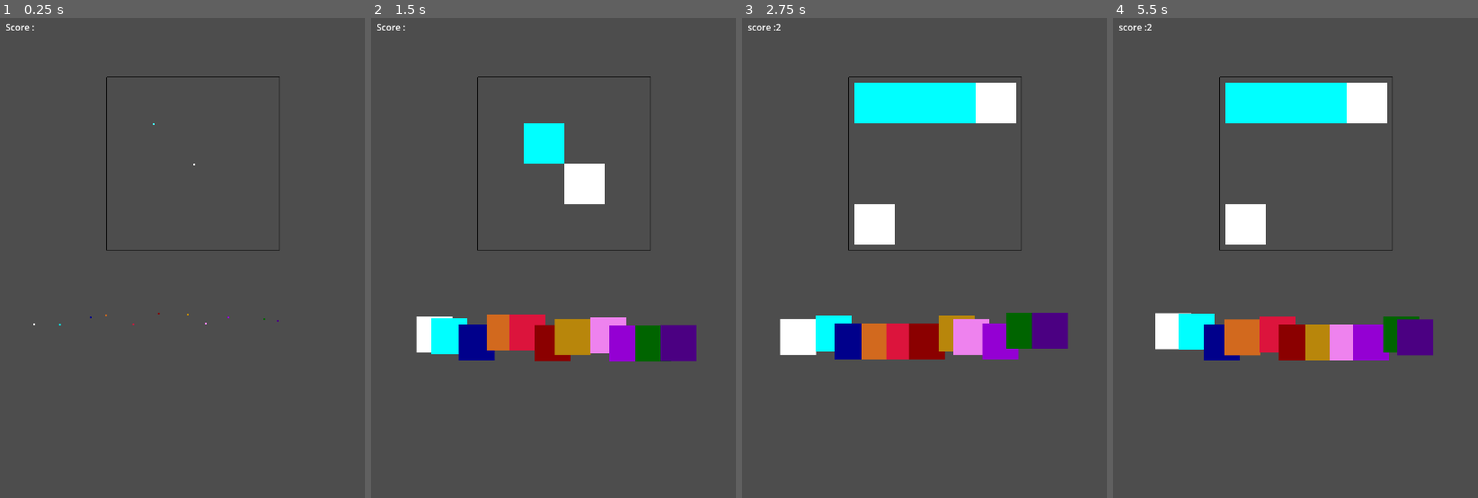
Above: before the commit, frames 1-4 (left to right).
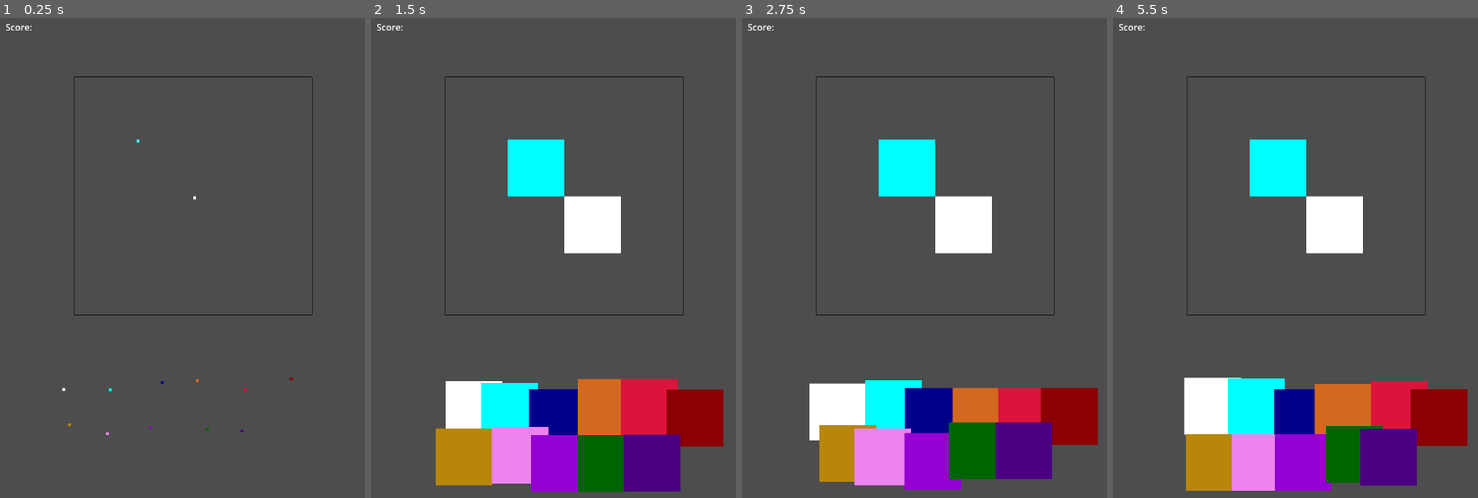
Above: after the commit, the same moments.

Repository: astrale-sharp/2048colored
Game: Godot game, scene res://scn/Main.tscn
Two runs of this game, one before a commit and one after it. Both use one fixed random seed, a clock stepped at 60 frames per second and the inputs below.
Inputs (mouse positions are in pixels of both pictures, inside the frame that each line leads up to):
- Up to frame 1 (0.25 s): no input
- Up to frame 2 (1.5 s): tap Enter at 0.5, 0.8 s; move the mouse to (652, 330) at 0.52 s; hold . (multi_swipe_down_right) 0.53-1.25 s; tap R at 0.6 s; click (652, 330) at 0.67 s; drag from (484, 402) to (outside the picture) at 1.27 s
- Up to frame 3 (2.75 s): move the mouse to (975, 205) at 2.02 s; hold . (multi_swipe_down_right) from 2.03 s (still down); hold Middle mouse button (multi_touch) from 2.03 s (still down); tap Enter at 2.3 s
- Up to frame 4 (5.5 s): release . (multi_swipe_down_right) at 2.75 s; release Middle mouse button (multi_touch) at 2.75 s; drag from (outside the picture) to (1186, 258) at 2.77 s; move the mouse to (1426, 474) at 3.52 s; hold M (multi_swipe_down_left) 3.53-4.25 s; hold Mouse wheel up (pinch_outward) 3.53-4.25 s; tap Enter at 3.8, 5.3 s; drag from (1186, 258) to (1244, 186) at 4.27 s; move the mouse to (1324, 363) at 5.02 s; hold , (multi_swipe_down) from 5.03 s (still down); tap R at 5.1 s; click (1324, 363) at 5.17 s

The runs differ from the first frame. In frame 1, 0.7% of the frame differs, in the area x 8-86%, y 1-87%; in frame 2, 27%; in frame 3, 30%; in frame 4, 31%, in the area x 1-98%, y 1-99%.

Commit message:
more docs, better formatting refactor constants in Constants.gd Wheel better layout

Diff:
--- a/Constants.gd
+++ b/Constants.gd
@@ -10,9 +10,18 @@
 	Color.CHOCOLATE, Color.CRIMSON, Color.DARK_RED,
 	Color.DARK_GOLDENROD, Color.VIOLET, Color.DARK_VIOLET,
 	Color.DARK_GREEN, Color.INDIGO,
-	]
+]
 
 var CHARS = ["𝛂", "𝜷", "𝛾", "Ѻ"]
+
+
+var SCREEN_SIZE := Vector2(
+		ProjectSettings.get_setting("display/window/size/viewport_width"),
+		ProjectSettings.get_setting("display/window/size/viewport_height"),
+)
+
+var CELL_SIZE := 0.14 * SCREEN_SIZE.x
+
 
 
 
--- a/scn/Input.gd
+++ b/scn/Input.gd
@@ -1,6 +1,7 @@
 extends Node
 class_name InputHandler
-# KeyBoard input and Smartphone input are supported
+
+##! KeyBoard input and Smartphone input are supported
 
 @onready var timer = $Timer as Timer
 
--- a/scn/Main.gd
+++ b/scn/Main.gd
@@ -1,4 +1,10 @@
 extends Node
+
+##! Main script connecting all the nodes and handling the connection
+##! between input logic and board logic
+##!
+##! Also handles some layouting logic
+
 
 @onready var board = $Board as Board
 @onready var board_anim = $BoardAnim as BoardAnim
@@ -6,6 +12,9 @@
 @onready var score := $Score as Score
 @onready var wheel := $Wheel as Wheel
 
+## On this signal being emitted, will wait to receive
+## responsed in _on_game_over_animation_done
+## When all answers are received, end game
 signal game_over_animation_start
 
 func _ready():
@@ -15,21 +24,16 @@
 
 
 	### LAYOUT
-	var screen_size = Vector2(
-		ProjectSettings.get_setting("display/window/size/viewport_width"),
-		ProjectSettings.get_setting("display/window/size/viewport_height"),
-	)
+	var board_anim_size = board.board_size * Constants.CELL_SIZE + board_anim.gap.x
 
-	var cell_size = 0.1 * screen_size.x #if OS.get_name() == "Android" else 64.0
-	var board_anim_size = board.board_size * cell_size + board_anim.gap.x
+	board_anim.cell_size = Constants.CELL_SIZE
 
-	board_anim.cell_size = cell_size
+	board_anim.position.x = Constants.SCREEN_SIZE.x / 2 - board_anim_size / 2
+	board_anim.position.y = Constants.SCREEN_SIZE.y * 0.1
 
-	board_anim.position.x = screen_size.x / 2 - board_anim_size / 2
-	board_anim.position.y = screen_size.y * 0.1
+	wheel.position.x = Constants.SCREEN_SIZE.x/2 - wheel.total_width/2 - Constants.CELL_SIZE/ 2
+	wheel.position.y = board_anim.position.y + board_anim_size + Constants.SCREEN_SIZE.y * 0.05
 
-	wheel.position.x = screen_size.x * 0.05
-	wheel.position.y = board_anim.position.y + board_anim_size + screen_size.y * 0.05
 	### SIGNAL CONNECTION
 	board.block_moved.connect(   board_anim._on_block_moved   )
 	board.block_fused.connect(   board_anim._on_block_fused   )
@@ -88,6 +92,7 @@
 
 
 func _input(event):
+	# skip game_over animation
 	if game_over_animation_started:
 		if event is InputEventSingleScreenLongPress\
 			or event is InputEventMultiScreenLongPress\
--- a/scn/Main.tscn
+++ b/scn/Main.tscn
@@ -34,7 +34,7 @@
 offset_top = 27.0
 offset_right = 82.0
 offset_bottom = 53.0
-text = "Score : "
+text = "Score: "
 script = ExtResource("5_1cs4r")
 
 [node name="Wheel" parent="." instance=ExtResource("6_se5is")]
--- a/scn/Score.gd
+++ b/scn/Score.gd
@@ -4,7 +4,7 @@
 var score = 0:
 	set(val):
 		score = val
-		text = "score :" + str(score)
+		text = "score: " + str(score)
 
 func _on_level_appear(level : int):
 	score += pow(2, level)
--- a/scn/Wheel.gd
+++ b/scn/Wheel.gd
@@ -2,18 +2,58 @@
 class_name Wheel
 
 signal animation_finished
+
+# amplitude of circular movements
 @export var amplitude = 10
-#@export
-@export var heigth_per_block:   int = 40
+# gap between blocks of the wheel
+@export var gap_per_block:= Vector2(Constants.CELL_SIZE * 0.8, 80)
+
 @export var animation_on := true
-var game_over_mode := false
 
 
+var cell_size = Constants.CELL_SIZE
+# Will only be computed after ready
+var total_width
+
+# Apply special effect to current best block
+var index := 0:
+	set(val):
+		if val == index: return
+		(get_child(index % get_child_count()) as Block).selected = false
+		index = val
+		(get_child(index % get_child_count()) as Block).selected = true
+
 var block = preload("res://scn/block.tscn")
+
+## To layout this node, it will try to fit the block line in the screen
+## and split it in two fract times.
+
+# capped to five for estethic reasons
+var fract = 0
+func _ready():
+	for c in get_children():
+		c.queue_free()
+
+	total_width = Constants.COLORS.size() * (gap_per_block.x)
+	while total_width > Constants.SCREEN_SIZE.x:
+		total_width /= 2
+		fract += 1
+		if fract >= 5: break
+
+	for k in range( Constants.COLORS.size() ):
+		var c = Constants.COLORS[k]
+		var b = block.instantiate() as Block
+		b.color = c
+		b.size = Vector2.ONE * cell_size
+		b.__prepare_fracture()
+		add_child(b)
+
 
 func _on_level_appear(level):
 	index = max(level, index)
 
+# used to tweak the animation in _physics_process
+var game_over_mode := false
 func _on_game_over_animation_start():
 	game_over_mode = true
 	await get_tree().create_timer(1.2).timeout
@@ -28,42 +68,40 @@
 	await get_tree().create_timer(3).timeout
 	animation_finished.emit()
 
-
-func _ready():
-	for c in get_children():
-		c.queue_free()
-
-	for k in range( Constants.COLORS.size() ):
-		var c = Constants.COLORS[k]
-		var b = block.instantiate() as Block
-		b.color = c
-		b.__prepare_fracture()
-		add_child(b)
-
-var t = randi_range(0,40000)
-var index := 0:
-	set(val):
-		( get_child(index) as Block ).selected = false
-		index = val
-		( get_child(index) as Block ).selected = true
-
+# this is symbolically the time that has passed
+# used to calculate positions in the next function
+var t = randi_range(0, 40000)
+# this is the rotated base of this node
 var base
 func _physics_process(delta: float) -> void:
 	if not animation_on: return
 	t+= delta/5
 	var tt = log(t*t) * exp( cos(t) )
-	base = Vector2.ONE *50 + amplitude * Vector2(cos(tt),sin(tt) )
+	base = Vector2.ONE * 50 + amplitude * Vector2(cos(tt),sin(tt) )
 
 	for k in get_child_count():
 		var c = get_child(k)
-		var a = 0 if not game_over_mode else randf() * 8
+		var a = 0.0 if not game_over_mode else randf() * 8
 
 		var ttt = log(tt*tt + 30)* exp( cos(tt + 2*k + 30) )
-#		var ttt = log( 1 + (t*t) ) * exp( cos(t +5*k) )
-		c.position = base  \
-					+ heigth_per_block * k * Vector2.RIGHT \
-					+ amplitude * Vector2(cos(ttt + a), sin(ttt + a))
 
+		# We want to overflow of one block if the number is pair because it's prettier.
+		var effect_size: = get_children().size()
+		if effect_size % 2 != 0 :
+			effect_size += 1
+
+		var wrapped_k = floor(k % floor( (effect_size) / int(pow(2,fract))))
+		var over_k    = k / floor(effect_size / int(pow(2,fract)))
+		# k: 0 1 2 3 4 5 6 7 8 9 10 <-- this is just the index
+		# w: 0 1 2 3 4 5 0 1 2 3 4  <-- indicates line placement
+		# o: 0 0 0 0 0 0 1 1 1 1 1  <-- indicates column placement
+
+		c.position = base\
+					+ gap_per_block.x   \
+						* Vector2.RIGHT \
+						* wrapped_k \
+					+ amplitude * Vector2(cos(ttt + a), sin(ttt + a))       \
+					+ gap_per_block.y * over_k * Vector2.DOWN
 
 ### TEST ONLY
 func _input(event):
--- a/scn/block.gd
+++ b/scn/block.gd
@@ -5,9 +5,13 @@
 
 signal animation_finished
 
+
 var level : int = 0
+
+# used to highlight this specific block with a shader effect
 var selected := false:
 	set(val):
+		if selected == val: return
 		selected = val
 		if selected:
 			#TODO activate shader
@@ -19,18 +23,18 @@
 func _ready():
 	scale = Vector2.ZERO
 	visible = true
-	if owner == null:
-		appear()
-		set_process_input(true)
+	### TEST ONLY
+	appear()
+	return
+	set_process_input(true)
+
+### ANIMATIONS
+
 
 func game_over():
-	var deathT := randf_range(0.10,0.25)
-	var speed := randf_range(1,3) * 130
 	var start_time := randf_range(0,0.3)
 
-	var T = ProjectSettings.get_setting("display/window/size/viewport_height")/speed
-	var dir = Vector2.UP if randf() > 0.5 else Vector2.DOWN
-
+	var dir = [Vector2.UP,Vector2.DOWN,Vector2.RIGHT,Vector2.LEFT].pick_random()
 
 	await get_tree().create_timer(randf_range(1.5,2)).timeout
 
@@ -76,17 +80,19 @@
 		.set_trans(Tween.TRANS_BACK) \
 		.tween_property(self,"position", pos, 0.7)
 
+# This animation frees the node
 func fade_out(t = create_tween()):
 	z_index = - 5
 
 	t.set_trans(Tween.TRANS_BACK).set_ease(Tween.EASE_IN)\
 	 .tween_property(self,"modulate:a", 0, 0.2)
-
 	t.tween_callback(queue_free)
 
+var __cache = []
 ## caches all the future shards so that it computes easy
 ## Should be called when self is at position 0 0
-var __cache = []
+##
+## Reduces the lag on android
 func __prepare_fracture():
 	var pf := PolygonFracture.new()
 	var rect : Rect2 = self.get_rect() as Rect2
@@ -111,7 +117,8 @@
 		var pp =  Polygon2D.new()
 		p.polygon = shape
 		pp.polygon = shape
-		pp.color = color
+		pp.color = Color.BLACK
+		#pp.color = color
 		rb.add_child(p)
 		rb.add_child(pp)
 		rb.gravity_scale = 0.1
@@ -119,9 +126,9 @@
 		rb.collision_layer = 0
 		__cache.push_back(rb)
 
+## Frees the Block
 func fracture(used_cache = false):
 	if __cache == []: __prepare_fracture()
-
 	for rb in __cache:
 		if used_cache: rb.position += position
 		get_parent().add_child(rb)
@@ -131,16 +138,13 @@
 
 func level_up():
 	level += 1
-
-	# color
 	var next_color = Constants.get_wrapping_color(level)
 	$Label.text = Constants.get_char(level)
 	create_tween().set_trans(Tween.TRANS_CUBIC).set_ease(Tween.EASE_OUT) \
 				  .tween_property(self, "color", next_color, 0.7)
 
+### TEST ONLY
 
-
-### TEST ONLY
 func _input(event):
 	return
 	print("test mode")
--- a/scn/board.gd
+++ b/scn/board.gd
@@ -1,58 +1,39 @@
 extends Node
 class_name Board
-# This script deals with the board logic
+##! This script deals with the board logic
+##! and is capable of moving the blocks  with the logic from _on_move
 
 @export var board_size = 4
+
+## merge blocks more agressively
 @export var recursive := true
 
 signal block_moved(from : Vector2i, to : Vector2i)
 signal block_fused(from : Vector2i, to : Vector2i, level_reached)
 signal block_created( pos : Vector2i, level : int)
 
-# board[x][y] = null | int
+## reprensents
+## board[x][y] = null | int
 var board := {}
 
 func _ready():
+	## INIT SELF
 	for x in range(board_size):
 		board[x] = {}
 		for y in range(board_size):
 			board[x][y] = null
 
-	if owner == null:
-		var t = Timer.new()
-		t.wait_time = 0.7
-		t.one_shot = true
-		add_child(t)
-		set_process_input(true)
-		random_populate()
-		pprint()
-
-func _input(event):
-	if owner == null:
-		if event is InputEventKey:
-			if (get_child(0) as Timer).is_stopped():
-				(get_child(0) as Timer).start()
-			else:
-#				print("time out")r
-				return
-			match event.keycode:
-				KEY_R:
-					random_populate()
-					pprint()
-				KEY_LEFT:
-					_on_move(Vector2i.LEFT)
-					pprint()
-				KEY_RIGHT:
-					_on_move(Vector2i.RIGHT)
-					pprint()
-				KEY_DOWN:
-					_on_move(Vector2i.DOWN)
-					pprint()
-				KEY_UP:
-					_on_move(Vector2i.UP)
-					pprint()
-
-func _board_get(pos : Vector2i):
+	### TEST ONLY
+	return
+	var t = Timer.new()
+	t.wait_time = 0.7
+	t.one_shot = true
+	add_child(t)
+	set_process_input(true)
+	random_populate()
+	pprint()
+
+func _board_get(pos : Vector2i): # -> int | null
 	return board[pos.x][pos.y]
 
 func _get_available_tiles() -> Array:
@@ -63,6 +44,7 @@
 				res.push_back(Vector2i(x,y))
 	return res
 
+## Adds one or two block of level 1 or (less likely) 2.
 func random_populate():
 	for k in randi_range(1,2):
 		var pos = _get_available_tiles()
@@ -72,15 +54,17 @@
 			board[pos.x][pos.y] = level
 			block_created.emit(pos, level)
 
-
+## Core algorithm
+## Abstract over the concept of line and column for each direction
 func _on_move(direction : Vector2i):
 	# position of the cell we're trying to move
 	var pos : Vector2i
 	# continue aling this line
-	var line_step
-	# this line is over
-	var line_end_condition
-	# this line is just started
+	var line_step : Vector2i
+	# the line is over
+	var line_end_condition : Callable
+
+	# the vector is is bounds
 	var in_bounds := func(p : Vector2i):
 		return p.x <= board_size - 1 \
 				and p.y <= board_size - 1 \
@@ -88,10 +72,11 @@
 				and p.y >= 0
 
 	# continue to next column, reset line
-	var col_step
-	#the columns are over
-	var col_condition
-
+	var col_step: Callable
+	# the column is over
+	var col_condition: Callable
+
+	#-- utility functions --#
 	var posx_eq_max := func(position : Vector2i): return position.x == board_size - 1
 	var posx_eq_0 := func(position : Vector2i): return position.x == 0
 
@@ -100,7 +85,6 @@
 
 
 	match direction:
-		# if right, for each y, logic on x starting at max coord
 		Vector2i.LEFT:
 			pos = Vector2i.ZERO
 
@@ -144,10 +128,11 @@
 	# then column and reset line until column condition
 	while not (col_condition.call(pos) and line_end_condition.call(pos)):
 		while not line_end_condition.call(pos):
-			pos += line_step
+			pos += line_step # it's okay to skip the first position of each line
+							#  since there's nowhere to move or merge
 			if _board_get(pos) == null:
 				continue
-			# check positions to move the cell to
+			# check positions to move the cell to/ merge the cell with
 			var cursor = pos - line_step
 
 			while in_bounds.call(cursor):
@@ -211,3 +196,29 @@
 			t += str(board[x][y] if board[x][y] != null else "_") + " "
 		t += "\n"
 	print(t)
+
+### TEST ONLY
+func _input(event):
+	return
+	if event is InputEventKey:
+		if (get_child(0) as Timer).is_stopped():
+			(get_child(0) as Timer).start()
+		else:
+#				print("time out")r
+			return
+		match event.keycode:
+			KEY_R:
+				random_populate()
+				pprint()
+			KEY_LEFT:
+				_on_move(Vector2i.LEFT)
+				pprint()
+			KEY_RIGHT:
+				_on_move(Vector2i.RIGHT)
+				pprint()
+			KEY_DOWN:
+				_on_move(Vector2i.DOWN)
+				pprint()
+			KEY_UP:
+				_on_move(Vector2i.UP)
+				pprint()
--- a/scn/board_anim.gd
+++ b/scn/board_anim.gd
@@ -11,17 +11,17 @@
 
 @export var board_size : int
 
-var board = {}
+var board = {} # Vector2 -> Block
 var cell_size: float
 const gap = Vector2.ONE * 20
 
 func _ready():
-	if owner == null:
-		board_size = 5
-		set_process_input(true)
-	else:
-		set_process_input(false)
+	set_process_input(false)
 	if not board_size: printerr("board_size not defined")
+	### TEST ONLY
+	return
+	board_size = 5
+	set_process_input(true)
 
 
 func _draw():
@@ -54,16 +54,19 @@
 	sblock.fade_out()
 	(board[end] as Block).level_up()
 
-var i
+
 func _on_game_over_animation_start():
-	#await get_tree().create_timer(1.2).timeout
-	i = get_child_count()
+
+	# counter to keep all the blocks accounted for before
+	# emiting animation_finished.
+	# Why an Array? Hack to get local variable capture in gdscript
+	var i = [get_child_count()]
 	for c in get_children():
 		c = c as Block
 		c.animation_finished.connect(
 			func ():
-				i -= 1
-				if i == 0: animation_finished.emit()
+				i[0] -= 1
+				if i[0] == 0: animation_finished.emit()
 		)
 		c.game_over()
 
--- a/scn/wheel.tscn
+++ b/scn/wheel.tscn
@@ -6,4 +6,3 @@
 layout_mode = 3
 anchors_preset = 0
 script = ExtResource("1_nukqg")
-heigth_per_block = 44
